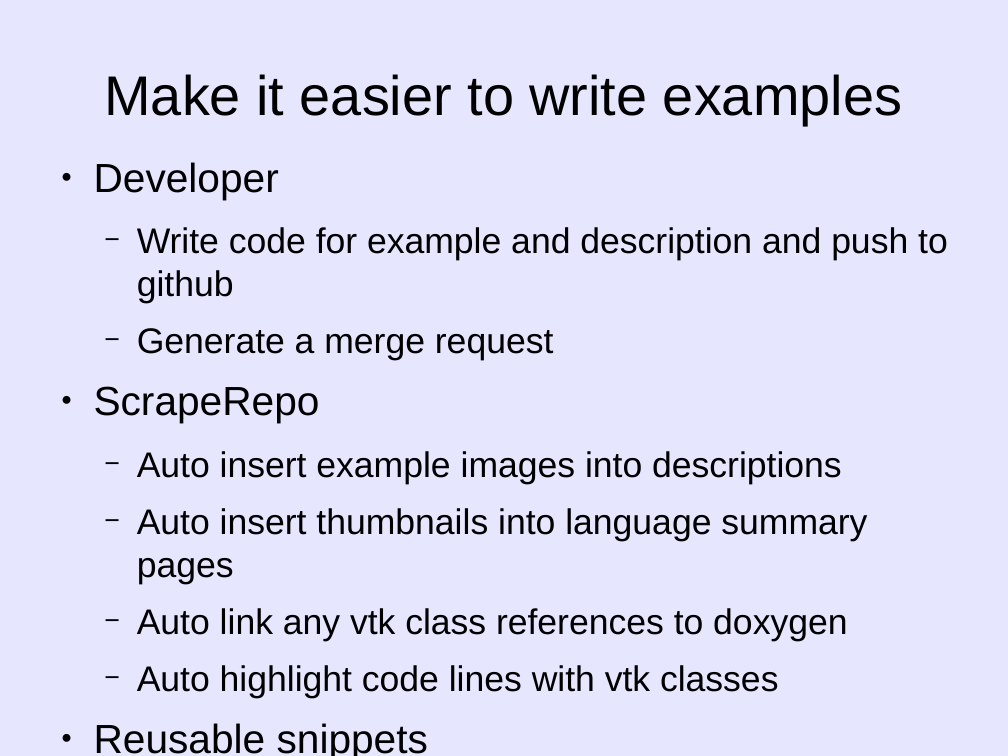
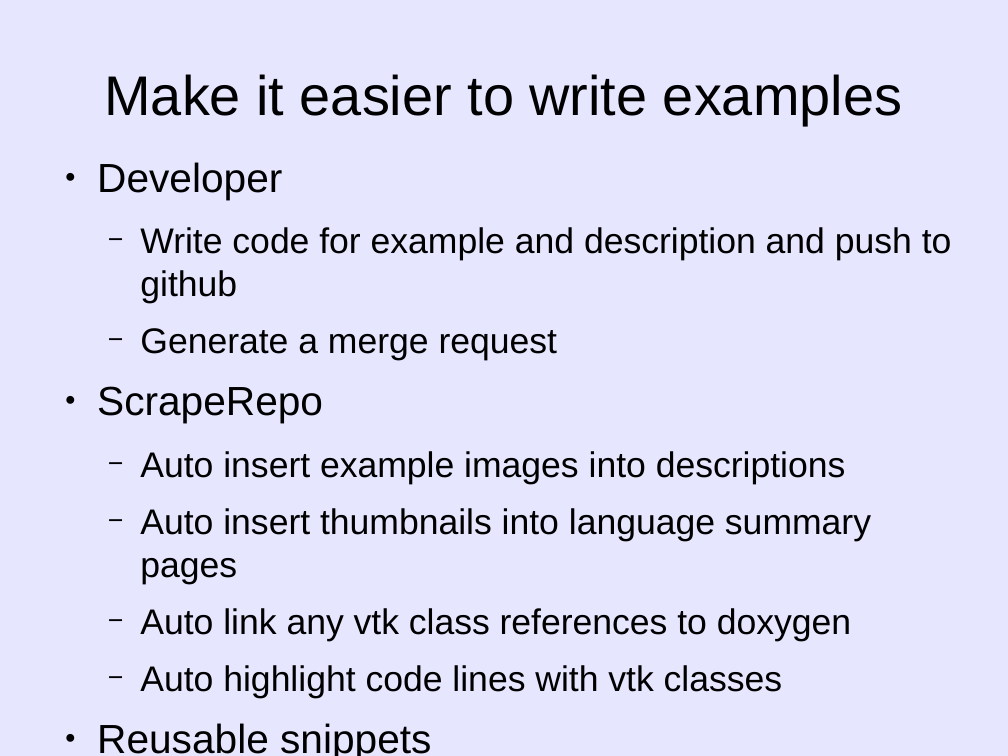
Before and after one commit to lorensen/VTKExamples, a slide deck: slide 10 of src/Artifacts/VTKExamplesStatus2017.odp (slide 9 before the commit). Drawn at 1008x756 pixels with LibreOffice and Linux fonts; fonts in the diff are those of the drawing. Boxes give left, top, right and bottom in pixels: in the first picture for what was removed or moved away, otherwise in the second. Text is boxed around its words. In the diff, an @@ line names an element or a change of style, - is before the commit and + after.

```diff
--- a/src/Artifacts/VTKExamplesStatus2017.odp
+++ b/src/Artifacts/VTKExamplesStatus2017.odp
@@ text "Developer": place and size @@
-text "Developer" at bbox=[94, 162, 948, 698]
+text "Developer" at bbox=[97, 162, 952, 698]
```
Also in this commit, not shown: 2 other slides changed, 3 slides added, 1 slide removed, 1 other file.
